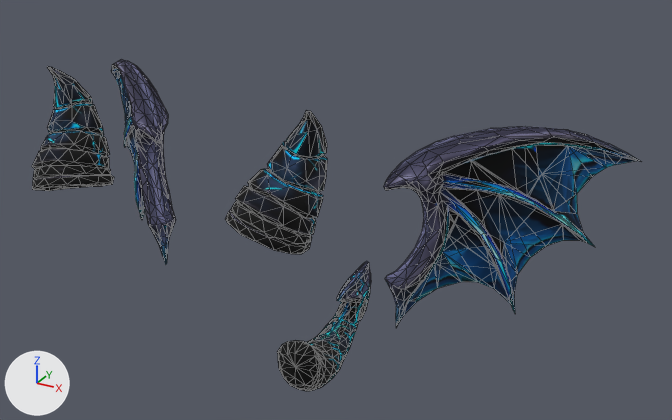
Before and after pictures for a commit that changed the FBX model art/models/accessories/tempest_dragon/TempestDragonWear.fbx.
The view is the same before and after, from a 50 mm lens placed at (1.011, -1.205, 1.423), pointed at (0.102, 0.447, 0.597). Lighting does not change. The marker at lower left points along +X, +Y and +Z. The picture after the commit comes second. Mesh edges are drawn as thin lines.

Objects in the first picture: 'HornL', 'HornR', 'Tail', 'WingL', 'WingR'.
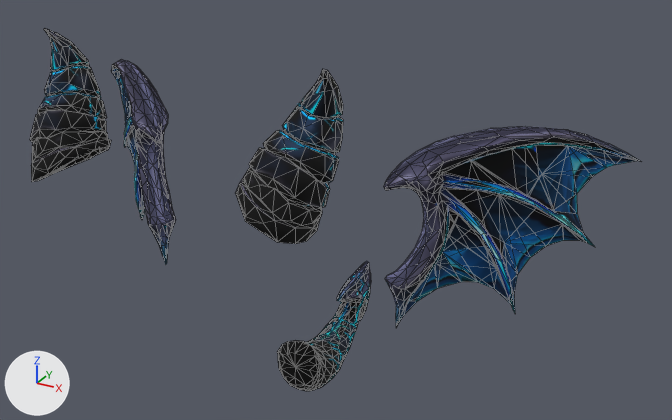
Boxes [x1, y1, x2, y2] around the edits, measured in the pictures (672 x 420 px):
'HornL', reshaped, moved (21% taller)
    before: [225, 110, 327, 254]
    after: [236, 69, 343, 244]
'HornR', reshaped, moved (23% taller)
    before: [32, 66, 114, 191]
    after: [30, 28, 111, 182]

Edits to the bpy script that builds the scene:
```text
Change me_geometry_0_003:
    used by ob_hornr; location = (-0.219, -0.003, 0.75)
    remove me_geometry_0_003.from_pydata(...)  # 262 vertices, 520 faces; spans x -0.08..0.074, y -0.073..0.097, z -0.028..0.22
    add me_geometry_0_003.from_pydata(...)  # 262 vertices, 520 faces; spans x -0.086..0.069, y -0.077..0.105, z -0.035..0.245
    me_geometry_0_003 part 1: 261 of 262 vertices moved; they spanned x -0.08..0.074, y -0.073..0.097, z -0.028..0.22 and now span x -0.086..0.069, y -0.077..0.105, z -0.035..0.245; mean shift (-0.004, 0.005, 0.015); largest move (-0.049, -0.06, 0.006) -> (-0.041, -0.069, -0.021)
Change me_geometry_0:
    used by ob_hornl; location = (0.219, -0.003, 0.75)
    remove me_geometry_0.from_pydata(...)  # 262 vertices, 520 faces; spans x -0.074..0.08, y -0.073..0.097, z -0.028..0.22
    add me_geometry_0.from_pydata(...)  # 262 vertices, 520 faces; spans x -0.069..0.086, y -0.077..0.105, z -0.035..0.245
    me_geometry_0 part 2: 261 of 262 vertices moved; they spanned x -0.074..0.08, y -0.073..0.097, z -0.028..0.22 and now span x -0.069..0.086, y -0.077..0.105, z -0.035..0.245; mean shift (0.004, 0.005, 0.015); largest move (0.049, -0.06, 0.006) -> (0.041, -0.069, -0.021)
Change ob_hornr:
    ob_hornr.location: (-0.219, -0.003, 0.75) -> (-0.231, 0.011, 0.791)
Change ob_hornl:
    ob_hornl.location: (0.219, -0.003, 0.75) -> (0.231, 0.011, 0.791)
```
